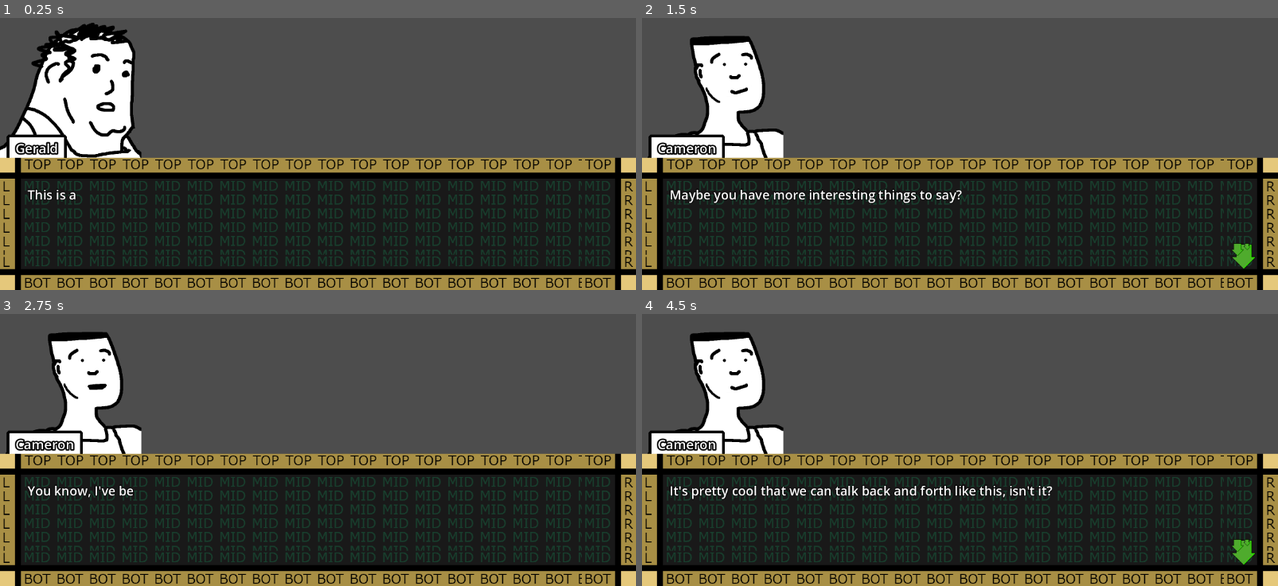
Above: before the commit, frames 1-4 (two rows, left to right).
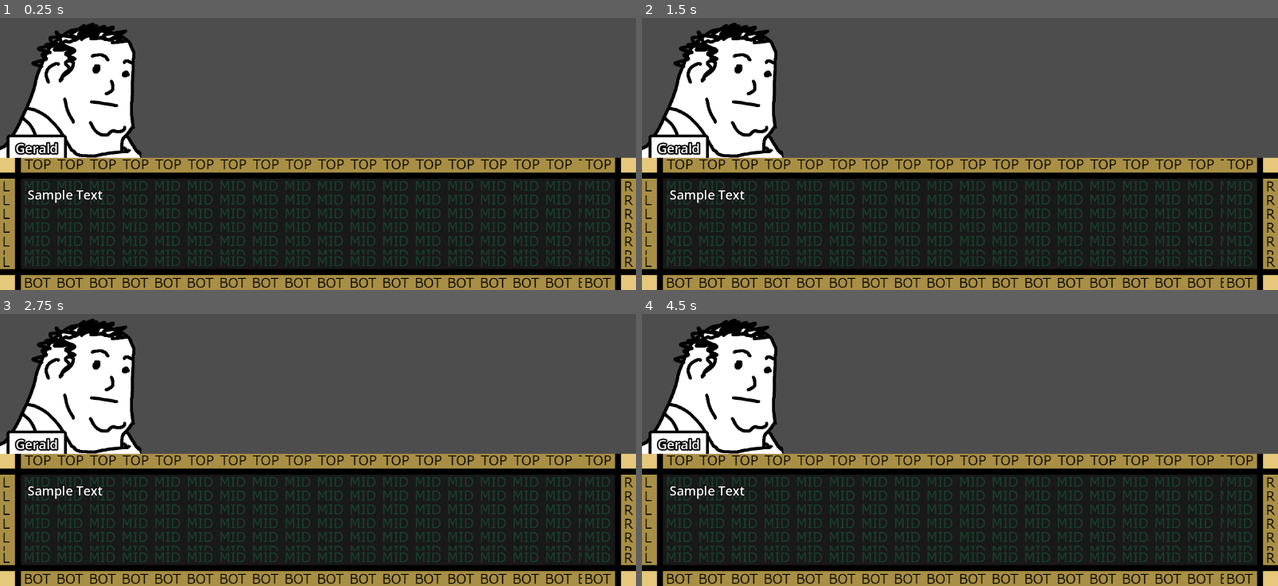
Above: after the commit, the same moments.

Repository: SamBumgardner/godot-4-dialogue-cutscene
Game: Godot game, scene res://Dialogue/DialogueCutscene.tscn
Same seed, same stepped clock (60 frames per second), same inputs: the game is played once before the commit and once after it. The project has no main scene, so this scene is started directly.
Inputs:
- Up to frame 1 (0.25 s): no input
- Up to frame 2 (1.5 s): tap Enter (ui_accept) at 0.5, 1.35 s; hold Enter (ui_accept) 0.53-1.28 s
- Up to frame 3 (2.75 s): tap Enter (ui_accept) at 1.52, 1.82 s; hold Enter (ui_accept) from 2.03 s (still down)
- Up to frame 4 (4.5 s): release Enter (ui_accept) at 2.78 s; tap Enter (ui_accept) at 2.85, 3.02, 3.32, 4.35 s; hold Enter (ui_accept) 3.53-4.28 s

The runs differ from the first frame. In frame 1, 0.3% of the frame differs, in the area x 4-19%, y 30-69%; in frame 2, 5.9%; in frame 3, 5.2%; in frame 4, 6.1%, in the area x 0-97%, y 1-93%.

Commit message:
cleanup & example usage
this gives some basic idea for how the new dialogue cutscene system can be used. I can't wait to see the further adventures of Gerald and Cameron.

Diff:
--- a/Dialogue/DialogueCutscene.gd
+++ b/Dialogue/DialogueCutscene.gd
@@ -3,6 +3,7 @@
 signal cutscene_finished
 
 const END_OF_SENTENCE_PAUSE : float = .15
+const FADE_DURATION : float = .25
 
 @export var cutscene : DialogueCutsceneData
 @onready var audio_stream_randomizer : AudioStreamRandomizer = $AudioStreamPlayer.stream
@@ -10,20 +11,45 @@
 
 var characters : Dictionary
 
+var fading_out : bool = false
 var current_script_page : int
 var dialogue_units : Array[DialogueUnit]
 var current_unit_i = 0
 
-# Called when the node enters the scene tree for the first time.
 func _ready():
+	dialogue_display.dialogue_label.non_whitespace_char_revealed.connect(_on_text_revealed, CONNECT_DEFERRED)
+	dialogue_display.dialogue_label.is_talking_changed.connect(_on_is_talking_changed, CONNECT_DEFERRED)
+	dialogue_display.starting_dialogue_unit.connect(_on_starting_dialogue_unit)
+
+	if cutscene != null:
+		init_cutscene(cutscene)
+
+func init_cutscene(cutscene_data : DialogueCutsceneData):
+	cutscene = cutscene_data
 	for character in cutscene.characters:
 		characters[character.name] = character
 
-	dialogue_display.dialogue_label.non_whitespace_char_revealed.connect(_on_text_revealed, CONNECT_DEFERRED)
-	dialogue_display.dialogue_label.is_talking_changed.connect(_on_is_talking_changed, CONNECT_DEFERRED)
-	dialogue_display.starting_dialogue_unit.connect(_on_starting_dialogue_unit)
 	current_script_page = -1
-	_attempt_scene_advance()
+
+func fade_in():
+	fading_out = false
+	visible = true
+	modulate = Color.TRANSPARENT
+	_change_displayed_character(cutscene.dialogue_script[0].get_slice("|", 0))
+	dialogue_display.reset()
+
+	var fade_in_tween = create_tween()
+	fade_in_tween.tween_property(self, "modulate", Color.WHITE, FADE_DURATION)
+	fade_in_tween.tween_callback(_attempt_scene_advance)
+
+func fade_out():
+	fading_out = true
+	visible = true
+	modulate = Color.WHITE
+	var fade_out_tween = create_tween()
+	fade_out_tween.tween_property(self, "modulate", Color.TRANSPARENT, FADE_DURATION)
+	fade_out_tween.tween_property(self, "visible", false, 0)
+	fade_out_tween.tween_callback(emit_signal.bind("cutscene_finished"))
 
 func _parse_script_page(text : String) -> Array[DialogueUnit]:
 	var units : Array[DialogueUnit] = []
@@ -47,7 +73,7 @@
 	return units
 
 func _input(event):
-	if event.is_action_pressed("ui_accept"):
+	if event.is_action_pressed("ui_accept") && cutscene != null && !fading_out:
 		_attempt_scene_advance()
 
 func _attempt_scene_advance() -> void:
@@ -61,8 +87,8 @@
 			_change_displayed_character(cutscene.dialogue_script[current_script_page].get_slice("|", 0))
 			dialogue_units = _parse_script_page(cutscene.dialogue_script[current_script_page])
 			dialogue_display.display_dialogue(dialogue_units)
-		else:
-			cutscene_finished.emit()
+		elif visible:
+			fade_out()
 
 func _on_text_revealed():
 	$AudioStreamPlayer.play()
@@ -81,9 +107,9 @@
 func _animate_talking(animation_name : String) -> void:
 	$Characters/AnimatedPortrait.play(animation_name)
 
-func _change_displayed_character(name : String) -> void:
-	$DialogueContainer/NameTag/MarginContainer/CharacterName.text = name
-	$Characters/AnimatedPortrait.sprite_frames = characters[name].animations
+func _change_displayed_character(character_name : String) -> void:
+	$DialogueContainer/NameTag/MarginContainer/CharacterName.text = character_name
+	$Characters/AnimatedPortrait.sprite_frames = characters[character_name].animations
 	if audio_stream_randomizer.streams_count > 0:
 		audio_stream_randomizer.remove_stream(0)
-	audio_stream_randomizer.add_stream(0, characters[name].voice, 1)
+	audio_stream_randomizer.add_stream(0, characters[character_name].voice, 1)
--- a/Dialogue/DialogueCutscene.tscn
+++ b/Dialogue/DialogueCutscene.tscn
@@ -1,7 +1,6 @@
-[gd_scene load_steps=7 format=3 uid="uid://cwyu2ghreykrb"]
+[gd_scene load_steps=6 format=3 uid="uid://cwyu2ghreykrb"]
 
 [ext_resource type="Script" path="res://Dialogue/DialogueCutscene.gd" id="1_edn8v"]
-[ext_resource type="Resource" uid="uid://bpdxyul1gg2s0" path="res://Dialogue/data/Cutscene_01.tres" id="2_85xi3"]
 [ext_resource type="PackedScene" uid="uid://slar1ieetoeo" path="res://Dialogue/DialogueDisplay.tscn" id="4_6k3nq"]
 [ext_resource type="SpriteFrames" uid="uid://be8l72qxbjduy" path="res://Dialogue/art/character_frames.tres" id="4_8cmcx"]
 [ext_resource type="Texture2D" uid="uid://ybeexlyr6f4w" path="res://Dialogue/art/NameTagRect.png" id="4_uyn7j"]
@@ -15,7 +14,6 @@
 grow_horizontal = 2
 grow_vertical = 2
 script = ExtResource("1_edn8v")
-cutscene = ExtResource("2_85xi3")
 
 [node name="Characters" type="Control" parent="."]
 layout_mode = 1
--- a/Dialogue/DialogueDisplay.gd
+++ b/Dialogue/DialogueDisplay.gd
@@ -10,6 +10,10 @@
 @onready var text_appear_tween : Tween
 
 var current_dialogue_unit : int
+
+func reset() -> void:
+	dialogue_label.text = ""
+	$DialogueAdvanceArrow.hide()
 
 func attempt_dialogue_advance() -> bool:
 	if text_appear_tween != null and text_appear_tween.is_running():
--- a/Dialogue/DialogueDisplay.tscn
+++ b/Dialogue/DialogueDisplay.tscn
@@ -49,6 +49,7 @@
 script = ExtResource("3_freqs")
 
 [node name="DialogueAdvanceArrow" type="TextureRect" parent="."]
+visible = false
 layout_mode = 1
 anchors_preset = 3
 anchor_left = 1.0
--- /dev/null
+++ b/Dialogue/SampleGameplay.gd
@@ -0,0 +1,33 @@
+extends Node2D
+
+var cutscenes : Array[DialogueCutsceneData] = [
+	preload("res://Dialogue/data/Cutscene_01.tres"),
+	preload("res://Dialogue/data/Cutscene_02.tres")
+]
+var current_cutscene_i = 0
+
+func _ready():
+	_init_gameplay()
+	$CutsceneLayer/DialogueCutscene.cutscene_finished.connect(_on_cutscene_finished)
+
+func _init_gameplay() -> void:
+	var gameplay_tween = create_tween()
+	gameplay_tween.tween_property($GameplayLayer/MockGameplay, "position", Vector2(1000, 325), 3)
+	gameplay_tween.tween_property($GameplayLayer/MockGameplay, "position", Vector2(150, 325), 3)
+	gameplay_tween.set_loops(-1)
+
+func _input(event) -> void:
+	if event.is_action_pressed("ui_accept"):
+		start_cutscene(cutscenes[current_cutscene_i])
+
+func start_cutscene(cutscene : DialogueCutsceneData) -> void:
+	get_tree().paused = true
+
+	$CutsceneLayer.show()
+	$CutsceneLayer/DialogueCutscene.init_cutscene(cutscene)
+	$CutsceneLayer/DialogueCutscene.fade_in()
+
+func _on_cutscene_finished() -> void:
+	current_cutscene_i = (current_cutscene_i + 1) % cutscenes.size()
+	get_tree().paused = false
+	$CutsceneLayer.hide()
--- /dev/null
+++ b/Dialogue/SampleGameplay.tscn
@@ -0,0 +1,39 @@
+[gd_scene load_steps=4 format=3 uid="uid://bvp18j4xsgw5a"]
+
+[ext_resource type="Script" path="res://Dialogue/SampleGameplay.gd" id="1_8xg0m"]
+[ext_resource type="PackedScene" uid="uid://cwyu2ghreykrb" path="res://Dialogue/DialogueCutscene.tscn" id="1_q0aig"]
+[ext_resource type="Texture2D" uid="uid://ina2c6u0l23m" path="res://icon.svg" id="2_gspe1"]
+
+[node name="SampleGameplay" type="Node2D"]
+script = ExtResource("1_8xg0m")
+metadata/_edit_horizontal_guides_ = []
+
+[node name="GameplayLayer" type="CanvasLayer" parent="."]
+
+[node name="Control" type="Control" parent="GameplayLayer"]
+custom_minimum_size = Vector2(1152, 0)
+layout_mode = 3
+anchors_preset = 0
+offset_right = 1152.0
+offset_bottom = 650.0
+
+[node name="Label" type="Label" parent="GameplayLayer/Control"]
+layout_mode = 1
+anchors_preset = 15
+anchor_right = 1.0
+anchor_bottom = 1.0
+grow_horizontal = 2
+grow_vertical = 2
+text = "Here's the game: Press the Spacebar!"
+horizontal_alignment = 1
+vertical_alignment = 1
+
+[node name="MockGameplay" type="Sprite2D" parent="GameplayLayer"]
+position = Vector2(155, 232)
+texture = ExtResource("2_gspe1")
+
+[node name="CutsceneLayer" type="CanvasLayer" parent="."]
+visible = false
+
+[node name="DialogueCutscene" parent="CutsceneLayer" instance=ExtResource("1_q0aig")]
+process_mode = 2
--- a/Dialogue/data/Cutscene_01.tres
+++ b/Dialogue/data/Cutscene_01.tres
@@ -7,4 +7,4 @@
 [resource]
 script = ExtResource("1_rdgnx")
 characters = Array[Resource("res://Dialogue/DialogueCharacter.gd")]([ExtResource("1_who7j"), ExtResource("2_g5d5w")])
-dialogue_script = PackedStringArray("Gerald|2|This is a samp …(272 unchanged characters)…  to say?", "Gerald|3|I don\'t think so.", "Cameron|1.5|You know, I\'ve been thinking|.2,0,1,neutral|...", "Gerald|1|Go on.", "Cameron|1.5|It\'s pretty cool that we can talk back and forth like this, isn\'t it?", "Cameron|1.25|It\'s like we\'re in a movie or something.")
+dialogue_script = PackedStringArray("Gerald|2|This is a samp …(272 unchanged characters)…  to say?", "Gerald|3|I don\'t think so.")
--- /dev/null
+++ b/Dialogue/data/Cutscene_02.tres
@@ -0,0 +1,10 @@
+[gd_resource type="Resource" script_class="DialogueCutsceneData" load_steps=4 format=3 uid="uid://ddy2al25pi766"]
+
+[ext_resource type="Resource" uid="uid://cod50x8i372ve" path="res://Dialogue/data/DialogueCharacter_Gerald.tres" id="1_rmthc"]
+[ext_resource type="Resource" uid="uid://cixeuftx5vt2p" path="res://Dialogue/data/DialogueCharacter_Cameron.tres" id="2_r7grb"]
+[ext_resource type="Script" path="res://Dialogue/DialogueCutsceneData.gd" id="3_5rx53"]
+
+[resource]
+script = ExtResource("3_5rx53")
+characters = Array[Resource("res://Dialogue/DialogueCharacter.gd")]([ExtResource("1_rmthc"), ExtResource("2_r7grb")])
+dialogue_script = PackedStringArray("Cameron|1.5|You know, I\'ve been thinking|.2,0,1,neutral|...", "Gerald|1|Go on.", "Cameron|1.5|It\'s pretty cool that we can talk back and forth like this, isn\'t it?", "Cameron|1.25|It\'s like we\'re in a movie or something.")
